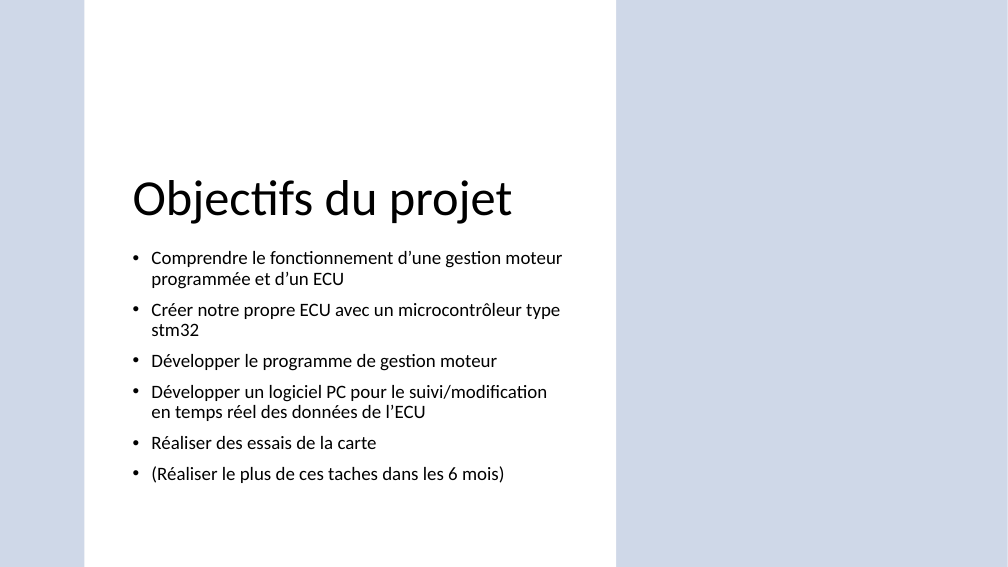
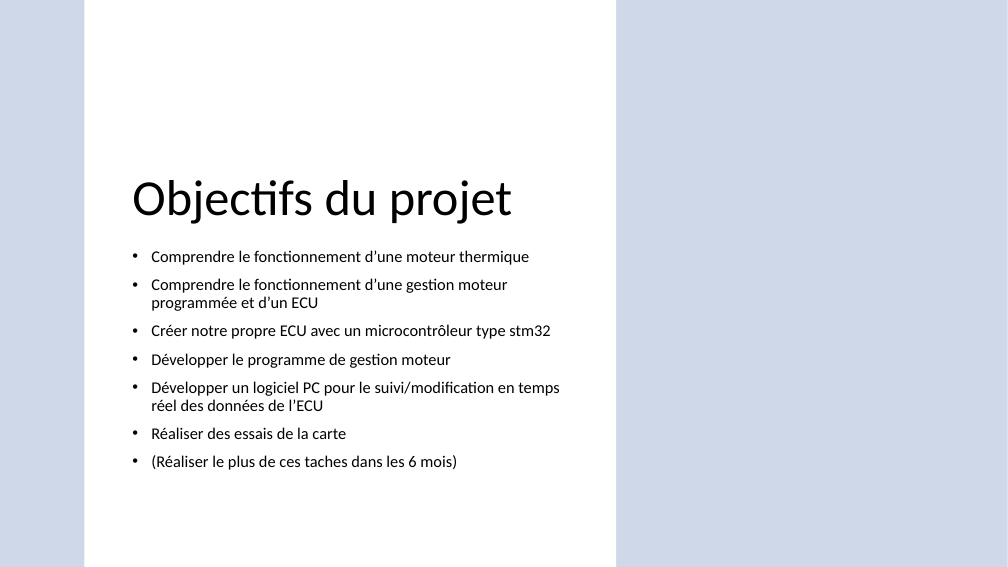
Before and after one commit to alitaire/ECU, a slide deck: slide 2 of docs/Presentation_Bastien.pptx. Drawn at 1008x567 pixels with LibreOffice and Linux fonts; fonts in the diff are those of the drawing; background and template pictures are left out. Boxes give left, top, right and bottom in pixels: in the first picture for what was removed or moved away, otherwise in the second. Text is boxed around its words. In the diff, an @@ line names an element or a change of style, - is before the commit and + after.

```diff
--- a/docs/Presentation_Bastien.pptx
+++ b/docs/Presentation_Bastien.pptx
@@ text at (151,250,529,265): paragraph added @@
+• Comprendre le fonctionnement d’une moteur thermique
@@ text at (151,278,559,470): size 18 to 15.7 pt in "Comprendre le fonctionnement d’une gestion moteur programmée ...", "Créer notre propre ECU avec un microcontrôleur ...", "Développer le programme de gestion moteur", "Développer un logiciel PC pour le suivi/modification ..." and 2 more places @@
```
Also in this commit, not shown: 1 other slide changed, 4 other files.
